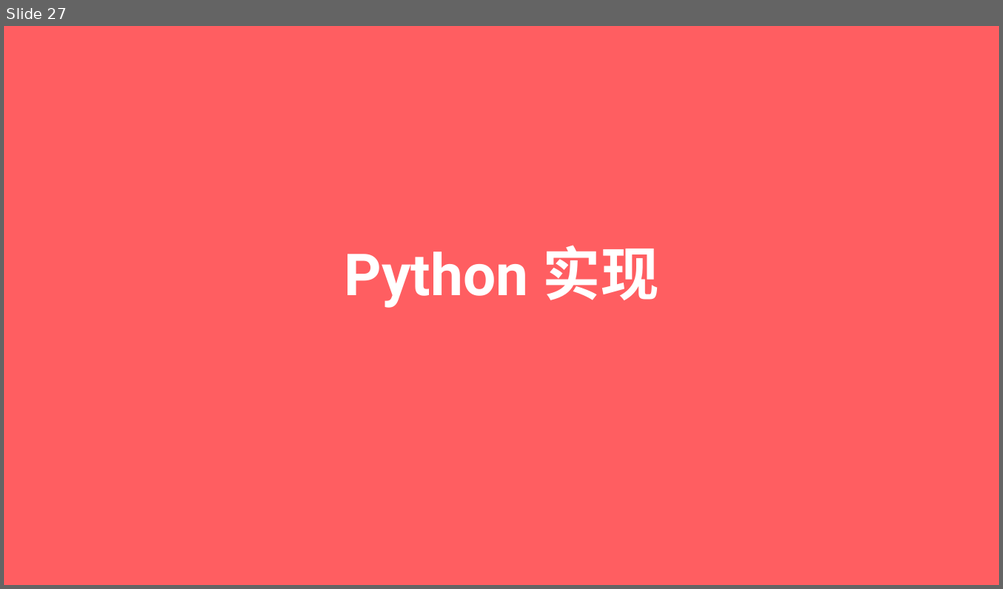
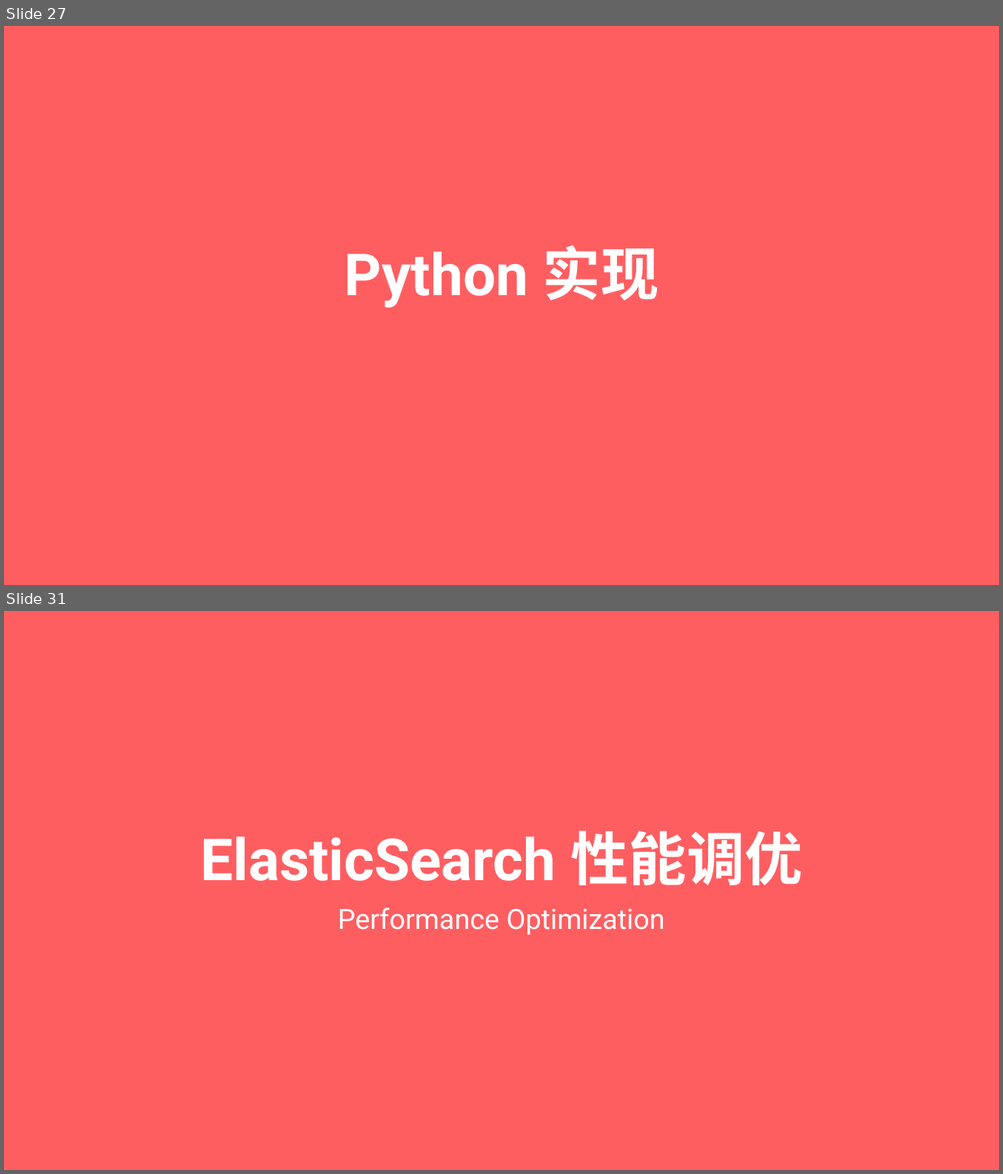
Before and after one commit to Uchida-Hideto/Elasticsearch, a slide deck: elasticsearch.pptx. Shown one above the other, each under a label of ours: slide 27 before the commit, slides 27 and 31 after it; the slides between them are not shown. The pictures are 1003x589 and 1003x1174 pixels, drawn with LibreOffice and Linux fonts; fonts in the diff are those of the drawing. Boxes give left, top, right and bottom in pixels: in the first picture for what was removed or moved away, otherwise in the second. Text is boxed around its words. In the diff, an @@ line names an element or a change of style, - is before the commit and + after.

Commit message:
add optimization

```diff
--- a/elasticsearch.pptx
+++ b/elasticsearch.pptx
@@ slide 31 added at (x1=4, y1=611, x2=999, y2=1170), background #FF5E61 @@
@@ title added at (x1=200, y1=831, x2=802, y2=886), 112 pt, text #FFFFFF, bold @@
+ElasticSearch 性能调优
@@ subtitle added at (x1=338, y1=908, x2=665, y2=935), 54 pt, text #FFFFFF @@
+Performance Optimization
```
Also in this commit, not shown: 2 slides changed, 9 other slides added.
